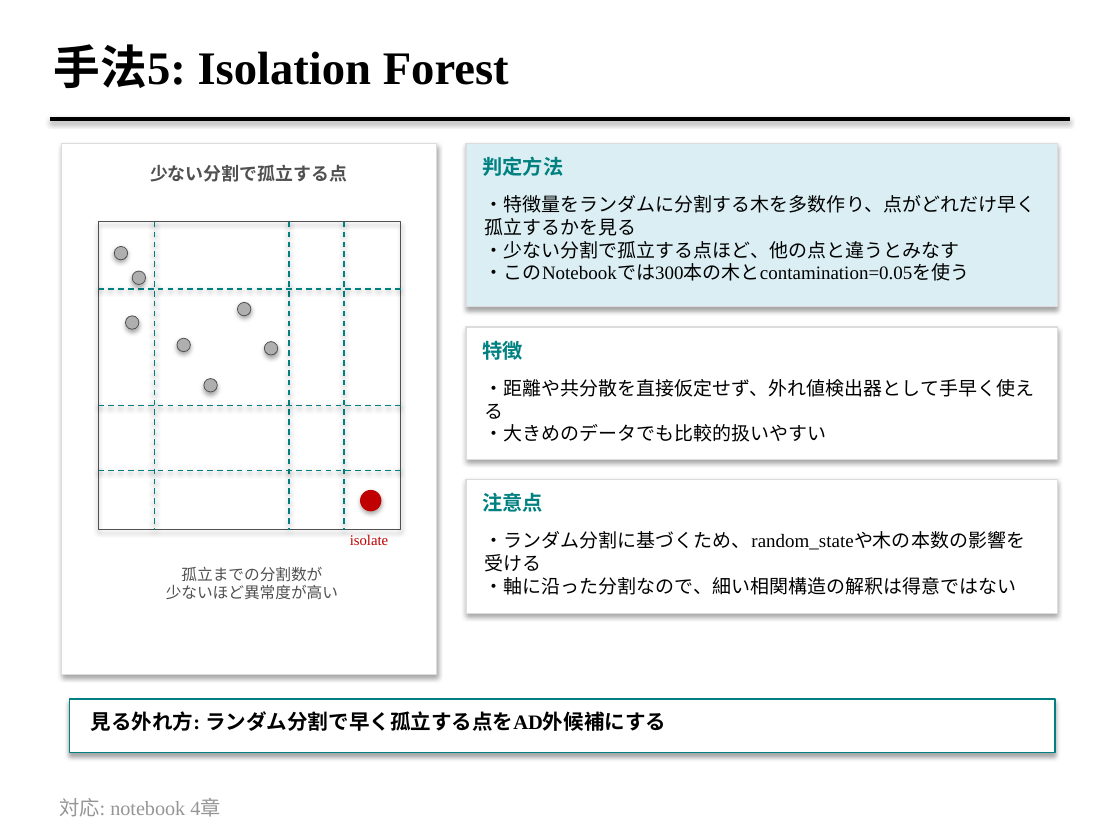
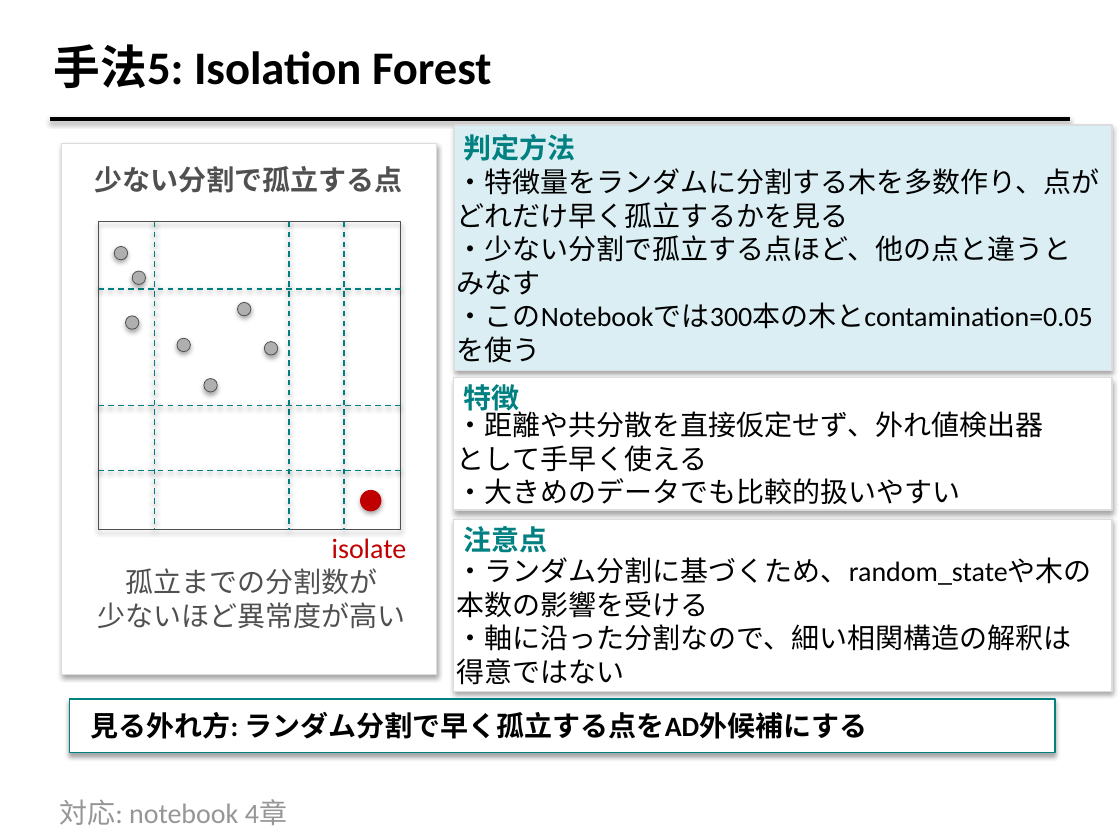
Before and after one commit to fukumoto-riku/python_seminar, a slide deck: slide 9 of lesson_7/applicability-domain_method-comparison_supplement_2026_07_07.pptx. Drawn at 1120x840 pixels with LibreOffice and Linux fonts; fonts in the diff are those of the drawing. Boxes give left, top, right and bottom in pixels: in the first picture for what was removed or moved away, otherwise in the second. Text is boxed around its words. In the diff, an @@ line names an element or a change of style, - is before the commit and + after.

```diff
--- a/lesson_7/applicability-domain_method-comparison_supplement_2026_07_07.pptx
+++ b/lesson_7/applicability-domain_method-comparison_supplement_2026_07_07.pptx
@@ text "手法5: Isolation Forest" at (54,44,492,88): font Times New Roman to Calibri @@
@@ rectangle: place and size @@
-rectangle at (466,143,1057,307)
+rectangle at (455,125,1112,371)
@@ text "判定方法": place and size @@
-text "判定方法" at (483,156,564,176)
+text "判定方法" at (464,134,576,161)
@@ text "少ない分割で孤立する点" at (95,166,403,193): size 11.5 to 18 pt, font Times New Roman to Calibri @@
@@ text "・特徴量をランダムに分割する木を多数作り、点がどれだけ早く孤立するかを見る": place and size @@
-text "・特徴量をランダムに分割する木を多数作り、点がどれだけ早く孤立するかを見る" at (485,195,1035,281)
+text "・特徴量をランダムに分割する木を多数作り、点がどれだけ早く孤立するかを見る" at (457,168,1100,329)
@@ text at (457,168,1100,329): size 12.2 to 18 pt, font Times New Roman to Calibri in "・特徴量をランダムに分割する木を多数作り、点がどれだけ早く孤立するかを見る", "・このNotebookでは300本の木とcontamination=0.05を使う" @@
@@ text at (457,235,1072,295): text changed; size 12.2 to 18 pt; font Times New Roman to Calibri @@
-・少ない分割で孤立する点ほど、他の点と違うとみなす
+・少ない分割で孤立する点ほど、他の点と違うと
+みなす
@@ rectangle: place and size @@
-rectangle at (466,327,1057,459)
+rectangle at (454,377,1112,510)
@@ size 13 to 18 pt, font Times New Roman to Calibri in 4 elements at (59,799,287,825), (464,134,576,161), (464,526,548,553), (464,380,520,416) @@
@@ text "特徴": place and size @@
-text "特徴" at (483,341,523,360)
+text "特徴" at (464,380,520,416)
@@ text "・距離や共分散を直接仮定せず、外れ値検出器": place and size @@
-text "・距離や共分散を直接仮定せず、外れ値検出器" at (485,379,1034,442)
+text "・距離や共分散を直接仮定せず、外れ値検出器" at (457,407,1043,505)
@@ text at (457,407,1043,472): text changed; size 12.2 to 18 pt; font Times New Roman to Calibri @@
-・距離や共分散を直接仮定せず、外れ値検出器として手早く使える
+・距離や共分散を直接仮定せず、外れ値検出器
+として手早く使える
@@ text at (457,478,961,505): size 12.2 to 18 pt, font Times New Roman to Calibri in "・大きめのデータでも比較的扱いやすい" @@
@@ text "isolate" at (332,538,407,559): size 9.5 to 18 pt, font Times New Roman to Calibri @@
@@ rectangle: place and size @@
-rectangle at (466,479,1057,614)
+rectangle at (454,520,1112,692)
@@ text "注意点": place and size @@
-text "注意点" at (483,492,544,512)
+text "注意点" at (464,526,548,553)
@@ text "孤立までの分割数が" at (98,568,406,629): size 10.1 to 18 pt, font Times New Roman to Calibri @@
@@ text "・ランダム分割に基づくため、random_stateや木の本数の影響を受ける": place and size @@
-text "・ランダム分割に基づくため、random_stateや木の本数の影響を受ける" at (485,531,1025,595)
+text "・ランダム分割に基づくため、random_stateや木の本数の影響を受ける" at (457,557,1092,685)
@@ text at (457,557,1092,585): size 12.2 to 18 pt, font Times New Roman to Calibri in "・ランダム分割に基づくため、random_stateや木の本数の影響を受ける" @@
@@ text at (457,624,1072,685): text changed; size 12.2 to 18 pt; font Times New Roman to Calibri @@
-・軸に沿った分割なので、細い相関構造の解釈は得意ではない
+・軸に沿った分割なので、細い相関構造の解釈は
+得意ではない
@@ text "見る外れ方: ランダム分割で早く孤立する点をAD外候補にする" at (91,712,868,739): size 13.2 to 18 pt, font Times New Roman to Calibri @@
```
Also in this commit, not shown: 5 other slides changed.
